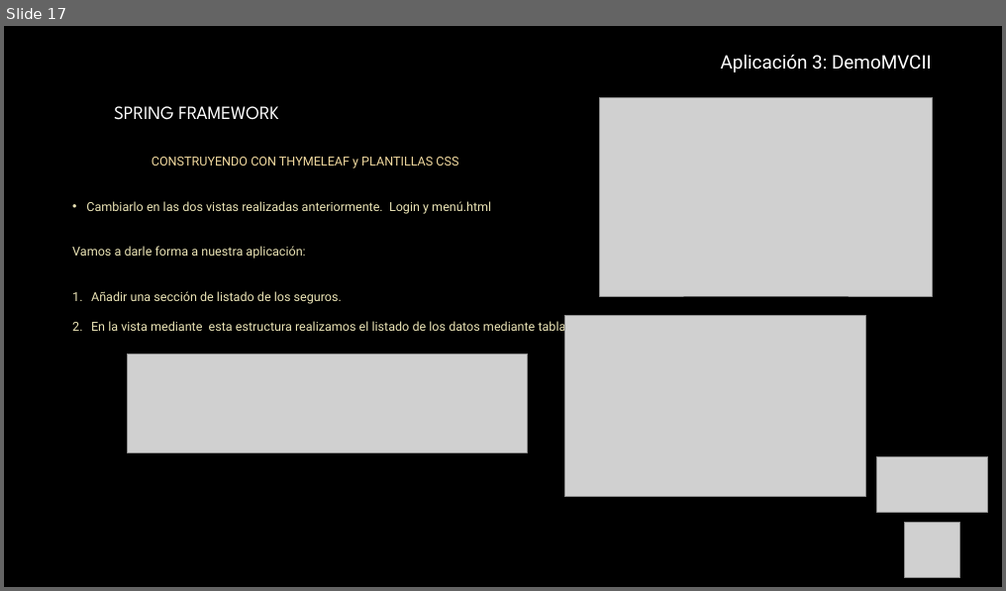
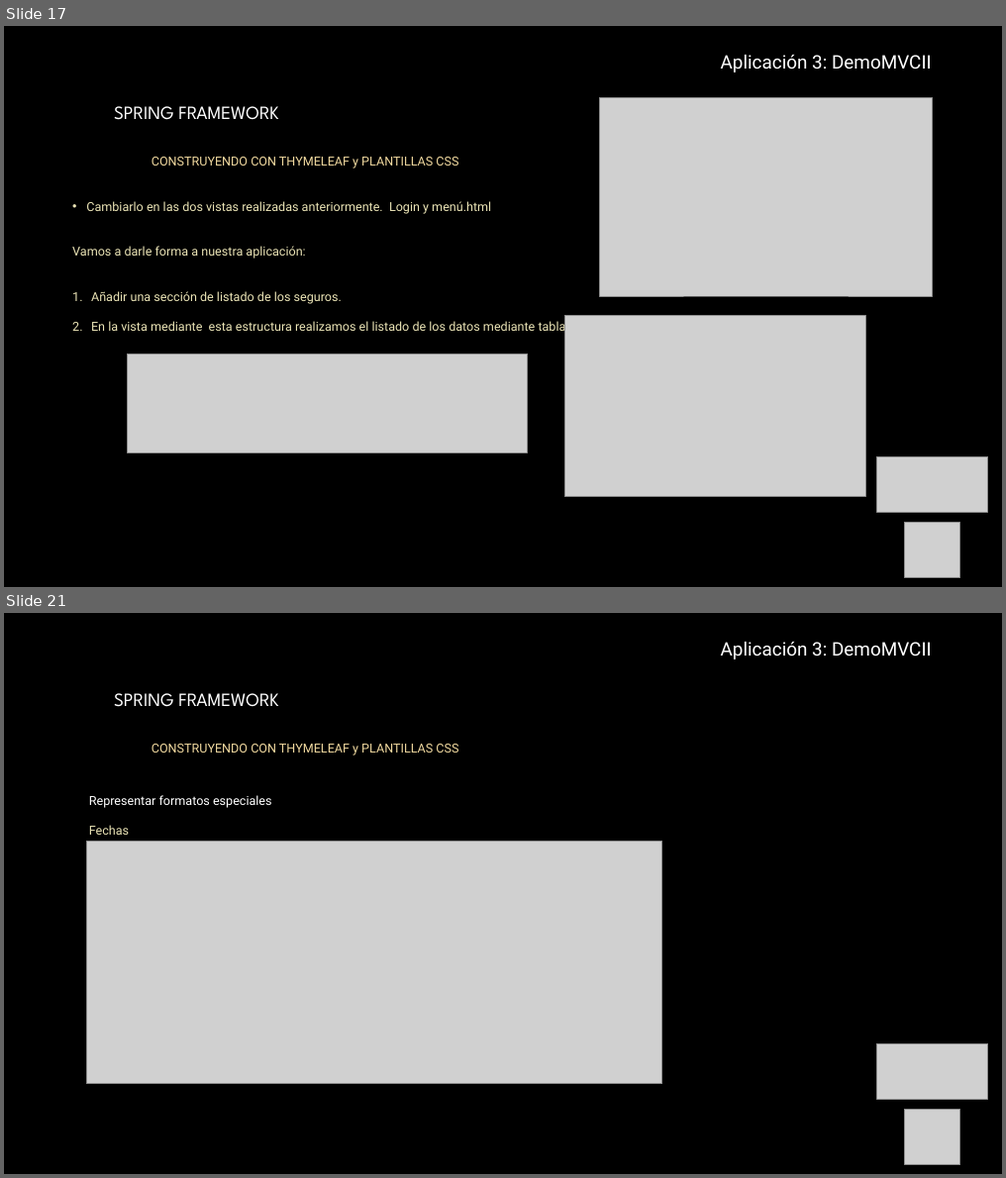
Before and after one commit to AntonioPardoRuiz/cursoSpring, a slide deck: Unidad 8- Spring MVC III-Thymeleaf-Ampliacion.pptx. Shown one above the other, each under a label of ours: slide 17 before the commit, slides 17 and 21 after it; the slides between them are not shown. The pictures are 1006x591 and 1006x1178 pixels, drawn with LibreOffice and Linux fonts; fonts in the diff are those of the drawing; grey boxes stand for pictures; background and template pictures are left out. Boxes give left, top, right and bottom in pixels: in the first picture for what was removed or moved away, otherwise in the second. Text is boxed around its words. In the diff, an @@ line names an element or a change of style, - is before the commit and + after.

Commit message:
añadimos lo nuevo de thymeleaf

```diff
--- a/Unidad 8- Spring MVC III-Thymeleaf-Ampliacion.pptx
+++ b/Unidad 8- Spring MVC III-Thymeleaf-Ampliacion.pptx
@@ slide 21 added at (4,613,1002,1174), background picture (left out) @@
@@ text added at (721,641,932,660), 18 pt, text #FFFFFF @@
+  Aplicación 3: DemoMVCII
@@ text added at (114,693,458,756), 12 pt, text #F1D99F @@
+SPRING FRAMEWORK
+  CONSTRUYENDO CON THYMELEAF y PLANTILLAS CSS
@@ text added at (89,795,272,835), 12 pt, text #FFFFFF @@
+  Representar formatos especiales
+  Fechas
@@ picture added at (86,842,662,1084) @@
@@ picture added at (877,1045,988,1100) @@
@@ picture added at (905,1110,960,1165) @@
```
Also in this commit, not shown: 1 slide changed, 7 other slides added, 12 other files.
